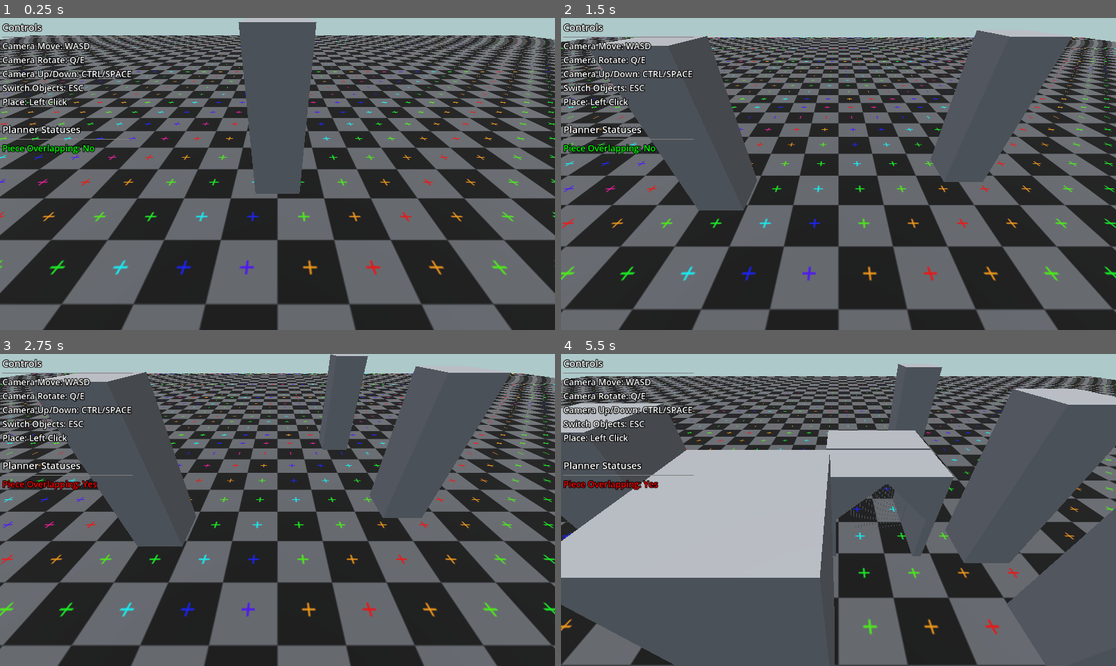
Above: before the commit, frames 1-4 (two rows, left to right).
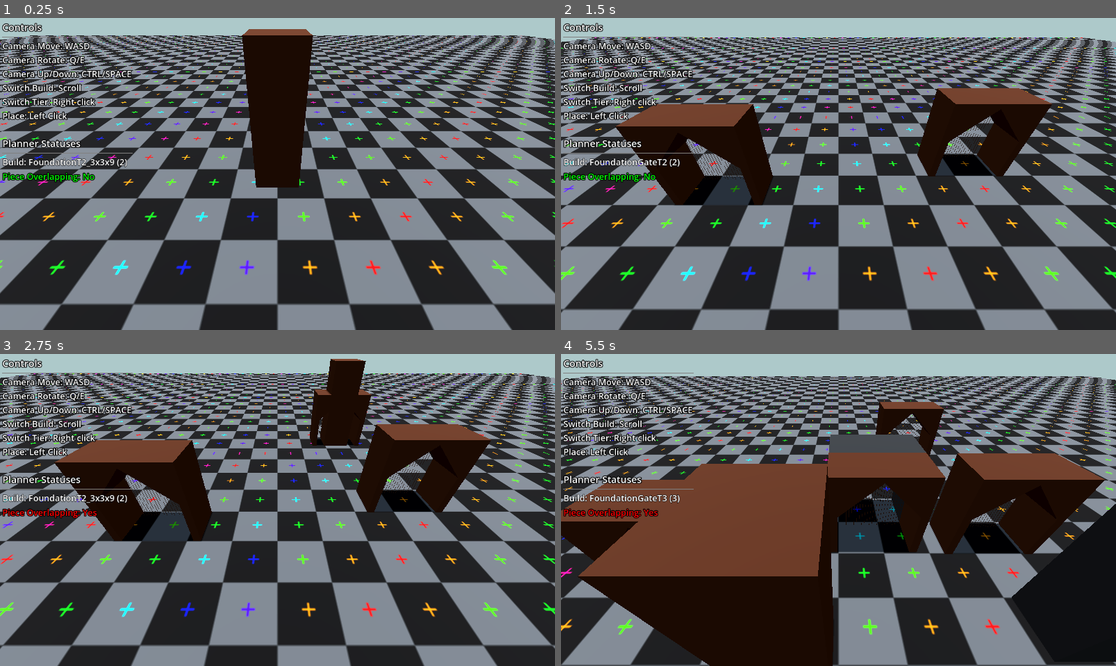
Above: after the commit, the same moments.

Repository: cooltrain7/building-planner
Game: Godot game, scene res://editor/editor.tscn
Same seed, same stepped clock (60 frames per second), same inputs: the game is played once before the commit and once after it.
Inputs (mouse positions are in pixels of both pictures, inside the frame that each line leads up to):
- Up to frame 1 (0.25 s): no input
- Up to frame 2 (1.5 s): tap Enter at 0.5 s; move the mouse to (960, 158) at 0.52 s; tap B (build_next, bound only after the commit) at 0.6 s; click (960, 158) at 0.67 s; right-click (960, 158) at 0.8 s; tap Space (camera_up) at 1.25 s; move the mouse to (727, 189) at 1.27 s; right-click (727, 189) at 1.35 s
- Up to frame 3 (2.75 s): click (166, 525) at 1.55 s; tap Enter at 2 s; move the mouse to (333, 441) at 2.02 s; click (333, 441) at 2.1 s; tap B (build_next, bound only after the commit) at 2.3 s
- Up to frame 4 (5.5 s): tap Space (camera_up) at 2.75, 5 s; move the mouse to (810, 572) at 2.77 s; tap S (camera_backwards) at 2.85 s; click (810, 572) at 2.92 s; right-click (810, 572) at 3.05 s; tap Enter at 3.5 s; move the mouse to (1005, 556) at 3.52 s; hold Shift (camera_boost) 3.53-4.28 s; click (1005, 556) at 3.8 s; tap Escape (build_cancel, bound only after the commit) at 4.15 s; move the mouse to (672, 463) at 4.27 s; tap Ctrl (camera_down) at 4.35 s; click (672, 463) at 4.42 s; tap B (build_next, bound only after the commit) at 4.55 s; move the mouse to (866, 510) at 5.02 s; hold W (camera_forward) from 5.03 s (still down); click (866, 510) at 5.17 s; right-click (866, 510) at 5.3 s

The runs differ from the first frame. In frame 1, 50% of the frame differs, in the area x 0-100%, y 1-100%; in frame 2, 56%; in frame 3, 57%; in frame 4, 77%, in the area x 0-100%, y 3-100%.

Commit message:
First pass at build tiers
Also re-organized related files

Diff:
--- a/editor/buildables/buildable.gd
+++ /dev/null
@@ -1,6 +0,0 @@
-extends Resource
-
-class_name Buildable
-@export var name: String
-@export var instance: PackedScene
-@export var cost: Dictionary
--- a/editor/buildables/foundation_3x3.tres
+++ /dev/null
@@ -1,10 +0,0 @@
-[gd_resource type="Resource" script_class="Buildable" load_steps=3 format=3 uid="uid://cuc5l1hs4w1rt"]
-
-[ext_resource type="Script" path="res://editor/buildables/buildable.gd" id="1_a3424"]
-[ext_resource type="PackedScene" uid="uid://cjch560icwrct" path="res://editor/instances/3x3GridFoundatoinMeshCollision.tscn" id="1_rvtq4"]
-
-[resource]
-script = ExtResource("1_a3424")
-name = "Gate"
-instance = ExtResource("1_rvtq4")
-cost = {}
--- a/editor/buildables/foundation_gate.tres
+++ /dev/null
@@ -1,10 +0,0 @@
-[gd_resource type="Resource" script_class="Buildable" load_steps=3 format=3 uid="uid://odu5lflbdktl"]
-
-[ext_resource type="Script" path="res://editor/buildables/buildable.gd" id="1_4nvtv"]
-[ext_resource type="PackedScene" uid="uid://bpb7517spqnw5" path="res://editor/instances/FoundationT2_Gate.tscn" id="1_mx2wo"]
-
-[resource]
-script = ExtResource("1_4nvtv")
-name = "1x1"
-instance = ExtResource("1_mx2wo")
-cost = {}
--- /dev/null
+++ b/editor/buildables/resources/FortGate6x3.tres
@@ -0,0 +1,26 @@
+[gd_resource type="Resource" script_class="Buildable" load_steps=7 format=3 uid="uid://bduaqo5n06mu8"]
+
+[ext_resource type="Script" path="res://editor/script/buildables/buildable.gd" id="1_ghqc6"]
+[ext_resource type="PackedScene" uid="uid://bpb7517spqnw5" path="res://editor/buildables/scenes/FortGate6x3_T2.tscn" id="2_y67w6"]
+[ext_resource type="Script" path="res://editor/script/buildables/buildable_tier.gd" id="3_dm4be"]
+[ext_resource type="PackedScene" uid="uid://cif4pvvbrbgku" path="res://editor/buildables/scenes/FortGate6x3_T3.tscn" id="4_d0u28"]
+
+[sub_resource type="Resource" id="Resource_1gnvh"]
+script = ExtResource("3_dm4be")
+code_name = "FoundationGateT2"
+disp_name = "Foundation Gate"
+tier = 2
+build_reqs = 0
+mesh = ExtResource("2_y67w6")
+
+[sub_resource type="Resource" id="Resource_613ql"]
+script = ExtResource("3_dm4be")
+code_name = "FoundationGateT3"
+disp_name = "Foundation Gate"
+tier = 3
+build_reqs = 0
+mesh = ExtResource("4_d0u28")
+
+[resource]
+script = ExtResource("1_ghqc6")
+tiers = Array[ExtResource("3_dm4be")]([SubResource("Resource_1gnvh"), SubResource("Resource_613ql")])
--- /dev/null
+++ b/editor/buildables/resources/FortSquare3x3.tres
@@ -0,0 +1,26 @@
+[gd_resource type="Resource" script_class="Buildable" load_steps=7 format=3 uid="uid://b5wrhmitce5j6"]
+
+[ext_resource type="Script" path="res://editor/script/buildables/buildable.gd" id="1_pmujm"]
+[ext_resource type="PackedScene" uid="uid://cjch560icwrct" path="res://editor/buildables/scenes/FortSquare3x3_T2.tscn" id="2_qomw7"]
+[ext_resource type="Script" path="res://editor/script/buildables/buildable_tier.gd" id="3_0k1vv"]
+[ext_resource type="PackedScene" uid="uid://dgubfm5hmfmwo" path="res://editor/buildables/scenes/FortSquare3x3_T3.tscn" id="4_8h6wp"]
+
+[sub_resource type="Resource" id="Resource_p61fx"]
+script = ExtResource("3_0k1vv")
+code_name = "FoundationT2_3x3x9"
+disp_name = "Wooden Fort (Square)"
+tier = 2
+build_reqs = 0
+mesh = ExtResource("2_qomw7")
+
+[sub_resource type="Resource" id="Resource_84fek"]
+script = ExtResource("3_0k1vv")
+code_name = "FoundationT3_3x3x9"
+disp_name = "Stone Fort (Square)"
+tier = 3
+build_reqs = 0
+mesh = ExtResource("4_8h6wp")
+
+[resource]
+script = ExtResource("1_pmujm")
+tiers = Array[ExtResource("3_0k1vv")]([SubResource("Resource_p61fx"), SubResource("Resource_84fek")])
--- /dev/null
+++ b/editor/buildables/scenes/FortGate6x3_T2.tscn
@@ -0,0 +1,20 @@
+[gd_scene load_steps=4 format=3 uid="uid://bpb7517spqnw5"]
+
+[ext_resource type="ArrayMesh" uid="uid://bsuwuna6oans5" path="res://editor/meshes/FoundationT2_Gate_.obj" id="1_bd1pw"]
+[ext_resource type="Material" uid="uid://brocvytloevaq" path="res://editor/materials/wood_T2.tres" id="1_oav6h"]
+
+[sub_resource type="BoxShape3D" id="BoxShape3D_ul0ce"]
+size = Vector3(5.97899, 5.75845, 3)
+
+[node name="Area3D" type="Area3D"]
+collision_layer = 2
+collision_mask = 0
+monitoring = false
+
+[node name="CollisionShape3D" type="CollisionShape3D" parent="."]
+transform = Transform3D(1, 0, 0, 0, 1, 0, 0, 0, 1, 0, 2.88909, 0)
+shape = SubResource("BoxShape3D_ul0ce")
+
+[node name="FortSquare3x3" type="MeshInstance3D" parent="."]
+material_override = ExtResource("1_oav6h")
+mesh = ExtResource("1_bd1pw")
--- /dev/null
+++ b/editor/buildables/scenes/FortGate6x3_T3.tscn
@@ -0,0 +1,21 @@
+[gd_scene load_steps=4 format=3 uid="uid://cif4pvvbrbgku"]
+
+[ext_resource type="Material" uid="uid://w36q1vfybo7q" path="res://editor/materials/stone_T3.tres" id="1_odeww"]
+[ext_resource type="ArrayMesh" uid="uid://bsuwuna6oans5" path="res://editor/meshes/FoundationT2_Gate_.obj" id="1_q1srv"]
+
+[sub_resource type="BoxShape3D" id="BoxShape3D_ul0ce"]
+size = Vector3(5.995, 5.81689, 3)
+
+[node name="Node3D" type="Area3D"]
+collision_layer = 2
+collision_mask = 0
+monitoring = false
+
+[node name="CollisionShape3D" type="CollisionShape3D" parent="."]
+transform = Transform3D(1, 0, 0, 0, 1, 0, 0, 0, 1, 0, 2.95, 0)
+shape = SubResource("BoxShape3D_ul0ce")
+
+[node name="FoundationT2Gate" type="MeshInstance3D" parent="."]
+material_override = ExtResource("1_odeww")
+mesh = ExtResource("1_q1srv")
+metadata/_edit_lock_ = true
--- /dev/null
+++ b/editor/buildables/scenes/FortSquare3x3_T2.tscn
@@ -0,0 +1,20 @@
+[gd_scene load_steps=4 format=3 uid="uid://cjch560icwrct"]
+
+[ext_resource type="Material" uid="uid://brocvytloevaq" path="res://editor/materials/wood_T2.tres" id="1_arkbv"]
+[ext_resource type="ArrayMesh" uid="uid://b1r4hfqsab8ua" path="res://editor/meshes/Foundation3x3Base.obj" id="1_sy5ek"]
+
+[sub_resource type="BoxShape3D" id="BoxShape3D_l1c7m"]
+size = Vector3(3.022, 11.9, 3.013)
+
+[node name="Area3D" type="Area3D"]
+collision_layer = 2
+collision_mask = 0
+monitoring = false
+
+[node name="CollisionShape3D" type="CollisionShape3D" parent="."]
+transform = Transform3D(1, 0, 0, 0, 1, 0, 0, 0, 1, 0, 3, 0)
+shape = SubResource("BoxShape3D_l1c7m")
+
+[node name="FortSquare3x3" type="MeshInstance3D" parent="."]
+material_override = ExtResource("1_arkbv")
+mesh = ExtResource("1_sy5ek")
--- /dev/null
+++ b/editor/buildables/scenes/FortSquare3x3_T3.tscn
@@ -0,0 +1,20 @@
+[gd_scene load_steps=4 format=3 uid="uid://dgubfm5hmfmwo"]
+
+[ext_resource type="Material" uid="uid://w36q1vfybo7q" path="res://editor/materials/stone_T3.tres" id="1_21r2e"]
+[ext_resource type="ArrayMesh" uid="uid://b1r4hfqsab8ua" path="res://editor/meshes/Foundation3x3Base.obj" id="1_ipoo7"]
+
+[sub_resource type="BoxShape3D" id="BoxShape3D_l1c7m"]
+size = Vector3(3.022, 11.9, 3.013)
+
+[node name="Area3D" type="Area3D"]
+collision_layer = 2
+collision_mask = 0
+monitoring = false
+
+[node name="CollisionShape3D" type="CollisionShape3D" parent="."]
+transform = Transform3D(1, 0, 0, 0, 1, 0, 0, 0, 1, 0, 3, 0)
+shape = SubResource("BoxShape3D_l1c7m")
+
+[node name="FortSquare3x3" type="MeshInstance3D" parent="."]
+material_override = ExtResource("1_21r2e")
+mesh = ExtResource("1_ipoo7")
--- a/editor/editor.tscn
+++ b/editor/editor.tscn
@@ -1,11 +1,12 @@
-[gd_scene load_steps=17 format=3 uid="uid://c3lk8mtwxyj5l"]
+[gd_scene load_steps=19 format=3 uid="uid://c3lk8mtwxyj5l"]
 
 [ext_resource type="Script" path="res://editor/script/cursor.gd" id="1_8uddu"]
 [ext_resource type="Script" path="res://editor/script/camera_controller.gd" id="1_hw85h"]
-[ext_resource type="Resource" uid="uid://cuc5l1hs4w1rt" path="res://editor/buildables/foundation_3x3.tres" id="2_rrh33"]
-[ext_resource type="Resource" uid="uid://odu5lflbdktl" path="res://editor/buildables/foundation_gate.tres" id="3_wkfpg"]
 [ext_resource type="Script" path="res://editor/script/placer.gd" id="4_y7a0h"]
 [ext_resource type="Texture2D" uid="uid://ck1sofmxu5rna" path="res://editor/textures/uv_grid.png" id="6_skn7o"]
+[ext_resource type="Script" path="res://editor/script/data_controller.gd" id="7_fpsoh"]
+[ext_resource type="Resource" uid="uid://b5wrhmitce5j6" path="res://editor/buildables/resources/FortSquare3x3.tres" id="8_vmu0q"]
+[ext_resource type="Resource" uid="uid://bduaqo5n06mu8" path="res://editor/buildables/resources/FortGate6x3.tres" id="9_qyf8u"]
 
 [sub_resource type="StandardMaterial3D" id="StandardMaterial3D_rgtkv"]
 albedo_texture = ExtResource("6_skn7o")
@@ -13,8 +14,8 @@
 
 [sub_resource type="PlaneMesh" id="PlaneMesh_njnhm"]
 
-[sub_resource type="BoxShape3D" id="BoxShape3D_ts1rb"]
-size = Vector3(2, 1, 2)
+[sub_resource type="ConcavePolygonShape3D" id="ConcavePolygonShape3D_618x3"]
+data = PackedVector3Array(1, 0, 1, -1, 0, 1, 1, 0, -1, -1, 0, 1, -1, 0, -1, 1, 0, -1)
 
 [sub_resource type="ProceduralSkyMaterial" id="ProceduralSkyMaterial_vd2qi"]
 
@@ -44,6 +45,11 @@
 outline_color = Color(0, 0, 0, 1)
 shadow_size = 5
 
+[sub_resource type="LabelSettings" id="LabelSettings_5dijy"]
+font_size = 18
+outline_size = 3
+outline_color = Color(0, 0, 0, 1)
+
 [sub_resource type="LabelSettings" id="LabelSettings_sox1h"]
 font_size = 18
 outline_size = 6
@@ -52,6 +58,10 @@
 
 [node name="Editor" type="Node3D"]
 
+[node name="DataController" type="Node" parent="."]
+script = ExtResource("7_fpsoh")
+buildables = Array[Resource("res://editor/script/buildables/buildable.gd")]([ExtResource("8_vmu0q"), ExtResource("9_qyf8u")])
+
 [node name="CameraContoller" type="Node3D" parent="."]
 script = ExtResource("1_hw85h")
 
@@ -59,18 +69,20 @@
 transform = Transform3D(1, 0, 0, 0, 0.766044, 0.642788, 0, -0.642788, 0.766044, 0, 10, 0)
 size = 17.19
 script = ExtResource("4_y7a0h")
+ray_length = null
 cursor = NodePath("../../Cursor")
 
 [node name="DirectionalLight3D" type="DirectionalLight3D" parent="."]
 transform = Transform3D(1, 0, 0, 0, -4.37114e-08, 1, 0, -1, -4.37114e-08, 0, 0, 0)
 light_energy = 0.8
+shadow_enabled = true
 
-[node name="Cursor" type="Node3D" parent="." node_paths=PackedStringArray("overlap_label")]
+[node name="Cursor" type="Node3D" parent="." node_paths=PackedStringArray("data_control", "overlap_label", "build_label")]
 transform = Transform3D(1, 0, 0, 0, 1, 0, 0, 0, 1, 8.13381, 24.279, 2.30481)
 script = ExtResource("1_8uddu")
+data_control = NodePath("../DataController")
 overlap_label = NodePath("../CanvasLayer/Info Panel/VBoxContainer/Statuses Panel/Overlapping Status")
-cursor_mesh = ExtResource("2_rrh33")
-old_mesh = ExtResource("3_wkfpg")
+build_label = NodePath("../CanvasLayer/Info Panel/VBoxContainer/Statuses Panel/Build Status")
 metadata/_edit_group_ = true
 
 [node name="CSGBox3D" type="CSGBox3D" parent="."]
@@ -85,7 +97,7 @@
 [node name="StaticBody3D" type="StaticBody3D" parent="Ground"]
 
 [node name="CollisionShape3D" type="CollisionShape3D" parent="Ground/StaticBody3D"]
-shape = SubResource("BoxShape3D_ts1rb")
+shape = SubResource("ConcavePolygonShape3D_618x3")
 
 [node name="WorldEnvironment" type="WorldEnvironment" parent="."]
 environment = SubResource("Environment_4yrho")
@@ -119,7 +131,8 @@
 text = "Camera Move: WASD
 Camera Rotate: Q/E
 Camera Up/Down: CTRL/SPACE
-Switch Objects: ESC
+Switch Build: Scroll
+Switch Tier: Right click
 Place: Left Click"
 label_settings = SubResource("LabelSettings_orjhg")
 vertical_alignment = 1
@@ -136,6 +149,11 @@
 [node name="HSeparator" type="HSeparator" parent="CanvasLayer/Info Panel/VBoxContainer/Statuses Panel"]
 layout_mode = 2
 
+[node name="Build Status" type="Label" parent="CanvasLayer/Info Panel/VBoxContainer/Statuses Panel"]
+layout_mode = 2
+text = "Build: None"
+label_settings = SubResource("LabelSettings_5dijy")
+
 [node name="Overlapping Status" type="Label" parent="CanvasLayer/Info Panel/VBoxContainer/Statuses Panel"]
 layout_mode = 2
 text = "Piece Overlapping: Yes"
--- a/editor/instances/3x3GridFoundatoinMeshCollision.tscn
+++ /dev/null
@@ -1,18 +0,0 @@
-[gd_scene load_steps=3 format=3 uid="uid://cjch560icwrct"]
-
-[ext_resource type="ArrayMesh" uid="uid://b1r4hfqsab8ua" path="res://editor/meshes/Foundation3x3Base.obj" id="1_6fr2d"]
-
-[sub_resource type="BoxShape3D" id="BoxShape3D_l1c7m"]
-size = Vector3(3.022, 11.9, 3.013)
-
-[node name="Area3D" type="Area3D"]
-collision_layer = 2
-collision_mask = 0
-monitoring = false
-
-[node name="CollisionShape3D" type="CollisionShape3D" parent="."]
-transform = Transform3D(1, 0, 0, 0, 1, 0, 0, 0, 1, 0, 3, 0)
-shape = SubResource("BoxShape3D_l1c7m")
-
-[node name="Foundation3x3Base" type="MeshInstance3D" parent="."]
-mesh = ExtResource("1_6fr2d")
--- a/editor/instances/FoundationT2_Gate.tscn
+++ /dev/null
@@ -1,19 +0,0 @@
-[gd_scene load_steps=3 format=3 uid="uid://bpb7517spqnw5"]
-
-[ext_resource type="ArrayMesh" uid="uid://bsuwuna6oans5" path="res://editor/meshes/FoundationT2_Gate_.obj" id="1_bd1pw"]
-
-[sub_resource type="BoxShape3D" id="BoxShape3D_ul0ce"]
-size = Vector3(5.995, 6.38568, 3)
-
-[node name="Node3D" type="Area3D"]
-collision_layer = 2
-collision_mask = 0
-monitoring = false
-
-[node name="CollisionShape3D" type="CollisionShape3D" parent="."]
-transform = Transform3D(1, 0, 0, 0, 1, 0, 0, 0, 1, 0, 2.69284, 0)
-shape = SubResource("BoxShape3D_ul0ce")
-
-[node name="FoundationT2Gate" type="MeshInstance3D" parent="."]
-mesh = ExtResource("1_bd1pw")
-metadata/_edit_lock_ = true
--- /dev/null
+++ b/editor/materials/stone_T3.tres
@@ -0,0 +1,4 @@
+[gd_resource type="StandardMaterial3D" format=3 uid="uid://w36q1vfybo7q"]
+
+[resource]
+albedo_color = Color(0.147672, 0.147672, 0.147672, 1)
--- /dev/null
+++ b/editor/materials/wood_T2.tres
@@ -0,0 +1,4 @@
+[gd_resource type="StandardMaterial3D" format=3 uid="uid://brocvytloevaq"]
+
+[resource]
+albedo_color = Color(0.246986, 0.125537, 0.0682489, 1)
--- /dev/null
+++ b/editor/script/buildables/buildable.gd
@@ -0,0 +1,22 @@
+extends Resource
+
+class_name Buildable
+@export var tiers : Array[BuildableTier]
+
+## Return the buildables base tier int
+func base_tier() -> int:
+	return tiers[0].tier
+
+## Return a BuildableTier of a specific game tier
+func get_tier(tier_req: int) -> BuildableTier:
+	for tier in tiers:
+		if tier.tier == tier_req:
+			return tier
+	return null
+
+## Return the next tier int or loop back to the start
+func next_tier(current_tier: int) -> int:
+	for i in range(tiers.size() - 1):
+		if (tiers[i].tier == current_tier):
+			return tiers[i + 1].tier
+	return base_tier()
--- /dev/null
+++ b/editor/script/buildables/buildable_tier.gd
@@ -0,0 +1,35 @@
+extends Resource
+
+class_name BuildableTier
+## Codename, used as its unique ID
+@export var code_name: String
+## Ingame name
+@export var disp_name: String
+## Game Tier
+@export var tier: int
+## Bitmask of build requirements
+@export var build_reqs: int = 0
+## Build mesh scene
+@export var mesh: PackedScene
+
+## Adds a build requirement
+func add_build_req(req: int) -> void:
+	build_reqs |= req
+
+## Removes a build requirement
+func rem_build_req(req: int) -> void:
+	build_reqs &= ~req
+
+## Returns bool if a matching requirement is set
+func has_build_req(req : int) -> bool:
+	return (build_reqs & req) != 0
+
+## Bitmask enum of structure build requirements
+enum BuildReqiurements
+{
+	BuildInTown = 1 << 0,
+	BuildInSmallCamp = 1 << 1,
+	BuildInLargeCamp = 1 << 2,
+	BuildInHomestead = 1 << 3,
+	BuildInWorkshop = 1 << 4
+}
--- a/editor/script/cursor.gd
+++ b/editor/script/cursor.gd
@@ -2,38 +2,40 @@
 
 class_name BuildableCursor
 
+@export var data_control: DataController
+@export_category("UI Labels")
 @export var overlap_label: Label
+@export var build_label: Label
 
-var overlap_area: Area3D = null :
+var build: Buildable = null
+var tier: int = 0
+var build_pos: int = 0
+var preview_instance: Area3D = null :
 	get:
-		return overlap_area
-	set(new_area):
-		# Remove the previous overlap_area signal connections
-		if overlap_area != null:
-			overlap_area.disconnect("area_entered", _on_overlap_begin)
-			overlap_area.disconnect("area_exited", _on_overlap_stop)
+		return preview_instance
+	set(new_preview):
+		# Remove the previous instance signal connections
+		if preview_instance != null:
+			preview_instance.disconnect("area_entered", _on_preview_overlap_enter)
+			preview_instance.disconnect("area_exited", _on_preview_overlap_exit)
 
-		overlap_area = new_area
+		preview_instance = new_preview
 
 		# The curosr does not need to be detectable by other areas
-		overlap_area.monitorable = false
+		preview_instance.monitorable = false
 		# The cursor must be able to detect other areas
-		overlap_area.monitoring = true
+		preview_instance.monitoring = true
 
 		# Reset the collision mask and layer
-		overlap_area.collision_layer = 0
-		overlap_area.collision_mask = 0
+		preview_instance.collision_layer = 0
+		preview_instance.collision_mask = 0
 
 		# The cursor must look for areas on layer 2
-		overlap_area.set_collision_mask_value(2, true)
+		preview_instance.set_collision_mask_value(2, true)
 
 		# Connect colision signals to the appropriate functions
-		overlap_area.connect("area_entered", _on_overlap_begin)
-		overlap_area.connect("area_exited", _on_overlap_stop)
-
-@export var cursor_mesh: Buildable
-@export var old_mesh: Buildable
-
+		preview_instance.connect("area_entered", _on_preview_overlap_enter)
+		preview_instance.connect("area_exited", _on_preview_overlap_exit)
 var is_placable: bool = false :
 	get:
 		return is_placable
@@ -47,47 +49,73 @@
 			overlap_label.label_settings.font_color = Color.GREEN
 
 func _ready():
+	assert(data_control != null)
+
 	is_placable = true
-	place_mesh()
-	pass
+	_setup_cursor()
+	_update_preview()
 
-func _input(event):
-	if (event is InputEventKey) and event.is_pressed():
-		if event.keycode == KEY_ESCAPE:
-			swap_mesh()
+## Create a new cursor object with its starting selection
+func _setup_cursor():
+	build = data_control.buildables[build_pos]
+	tier = build.base_tier()
+	build_pos = 0
 
-	if event is InputEventMouseButton:
-		if event.pressed and event.button_index == 1:
-			if is_placable && cursor_mesh != null:
-				var instance = cursor_mesh.instance.instantiate()
-				(instance as Node3D).position = position
-				get_parent().add_child(instance)
+## Handle build input, place, next build, cancel
+func _process(_delta):
+	if Input.is_action_just_pressed("build_cancel"):
+		build = null
+		tier = 0
+		_update_preview()
+	if Input.is_action_just_pressed("build_place"):
+		if is_placable && build != null:
+			place_buildable()
+	if Input.is_action_just_pressed("build_next_tier"):
+		if build == null:
+			return
+		tier = build.next_tier(tier)
+		print("Switched tiers: ",tier)
+		_update_preview()
+	if Input.is_action_just_pressed("build_next"):
+		if build == null:
+			_setup_cursor()
+		build_pos = data_control.next_buildable_pos(build_pos)
+		build = data_control.buildables[build_pos]
+		tier = build.base_tier()
+		print("Switched build: ",build.get_tier(tier).code_name)
+		_update_preview()
 
-func swap_mesh():
-	var tmp = old_mesh
-	old_mesh = cursor_mesh
-	cursor_mesh = tmp
+## Create an instance of our current buildable at our position
+func place_buildable():
+	var build_tier = build.get_tier(tier)
+	if build_tier != null:
+		var instance = build_tier.mesh.instantiate()
+		(instance as Node3D).position = position
+		get_parent().add_child(instance)
 
-	var current = get_child(0)
-	if current != null:
-		current.queue_free()
-	place_mesh()
+## Remove and recreate the current preview mesh instance
+func _update_preview() -> void:
+	if get_child_count() > 0:
+		var current_preview = get_child(0)
+		if current_preview != null:
+			current_preview.queue_free()
 
-func place_mesh():
-	if cursor_mesh != null:
-		var instance = cursor_mesh.instance.instantiate()
-		(instance as Node3D).name = "Mesh"
+	if build != null:
+		var build_tier = build.get_tier(tier) as BuildableTier
+		build_label.text = "Build: {cName} ({tier})".format({"cName": build_tier.code_name, "tier": build_tier.tier})
+		preview_instance = build_tier.mesh.instantiate()
+		preview_instance.name = "preview_mesh"
+		add_child(preview_instance)
 
-		overlap_area = (instance as Area3D)
+	else:
+		build_label.text = "Build: None"
 
-		add_child(instance)
-
-# Called when another object begins overlapping
-func _on_overlap_begin(_area):
+# Called when another object begins overlapping our preview
+func _on_preview_overlap_enter(_area) -> void:
 	is_placable = false
 
-# Called when another object is no longer overlapping
-func _on_overlap_stop(_area):
+# Called when another object is no longer overlapping our preview
+func _on_preview_overlap_exit(_area) -> void:
 	# Check if there are any other objects that still overlap
-	if !overlap_area.has_overlapping_areas():
+	if !preview_instance.has_overlapping_areas():
 		is_placable = true
--- /dev/null
+++ b/editor/script/data_controller.gd
@@ -0,0 +1,8 @@
+extends Node
+
+class_name DataController
+@export var buildables: Array[Buildable]
+
+## Returns next pos in array or back to start
+func next_buildable_pos(pos: int) -> int:
+	return (pos + 1) % buildables.size()
--- a/project.godot
+++ b/project.godot
@@ -70,6 +70,28 @@
 "events": [Object(InputEventKey,"resource_local_to_scene":false,"resource_name":"","device":-1,"window_id":0,"alt_press …(182 unchanged characters)…
 ]
 }
+build_place={
+"deadzone": 0.5,
+"events": [Object(InputEventMouseButton,"resource_local_to_scene":false,"resource_name":"","device":-1,"window_id":0,"alt_pressed":false,"shift_pressed":false,"ctrl_pressed":false,"meta_pressed":false,"button_mask":0,"position":Vector2(0, 0),"global_position":Vector2(0, 0),"factor":1.0,"button_index":1,"canceled":false,"pressed":false,"double_click":false,"script":null)
+]
+}
+build_cancel={
+"deadzone": 0.5,
+"events": [Object(InputEventKey,"resource_local_to_scene":false,"resource_name":"","device":-1,"window_id":0,"alt_pressed":false,"shift_pressed":false,"ctrl_pressed":false,"meta_pressed":false,"pressed":false,"keycode":0,"physical_keycode":4194305,"key_label":0,"unicode":0,"echo":false,"script":null)
+]
+}
+build_next={
+"deadzone": 0.5,
+"events": [Object(InputEventKey,"resource_local_to_scene":false,"resource_name":"","device":-1,"window_id":0,"alt_pressed":false,"shift_pressed":false,"ctrl_pressed":false,"meta_pressed":false,"pressed":false,"keycode":0,"physical_keycode":66,"key_label":0,"unicode":98,"echo":false,"script":null)
+, Object(InputEventMouseButton,"resource_local_to_scene":false,"resource_name":"","device":-1,"window_id":0,"alt_pressed":false,"shift_pressed":false,"ctrl_pressed":false,"meta_pressed":false,"button_mask":0,"position":Vector2(0, 0),"global_position":Vector2(0, 0),"factor":1.0,"button_index":4,"canceled":false,"pressed":false,"double_click":false,"script":null)
+, Object(InputEventMouseButton,"resource_local_to_scene":false,"resource_name":"","device":-1,"window_id":0,"alt_pressed":false,"shift_pressed":false,"ctrl_pressed":false,"meta_pressed":false,"button_mask":0,"position":Vector2(0, 0),"global_position":Vector2(0, 0),"factor":1.0,"button_index":5,"canceled":false,"pressed":false,"double_click":false,"script":null)
+]
+}
+build_next_tier={
+"deadzone": 0.5,
+"events": [Object(InputEventMouseButton,"resource_local_to_scene":false,"resource_name":"","device":-1,"window_id":0,"alt_pressed":false,"shift_pressed":false,"ctrl_pressed":false,"meta_pressed":false,"button_mask":0,"position":Vector2(0, 0),"global_position":Vector2(0, 0),"factor":1.0,"button_index":2,"canceled":false,"pressed":false,"double_click":false,"script":null)
+]
+}
 
 [rendering]
 
